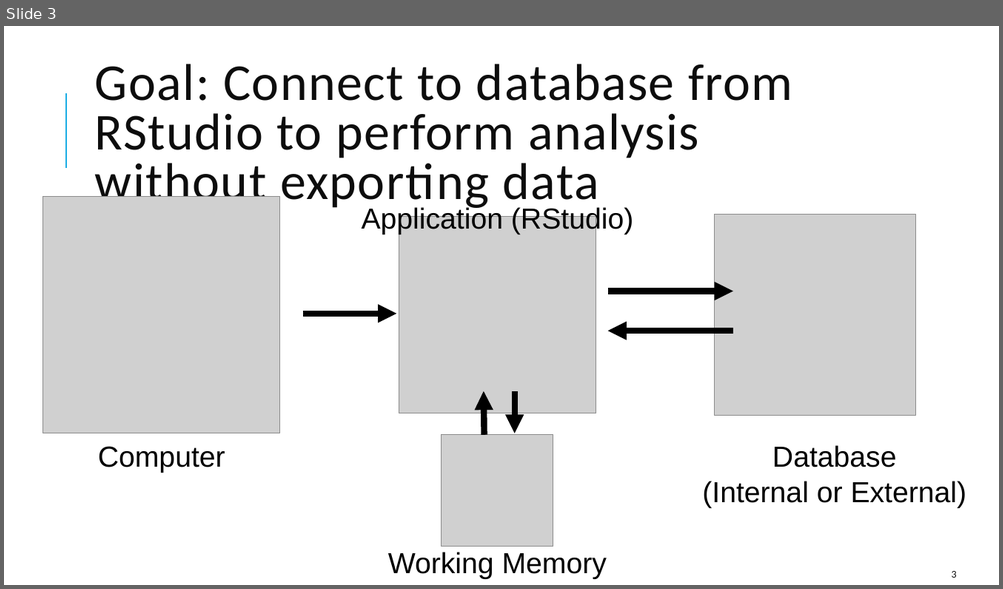
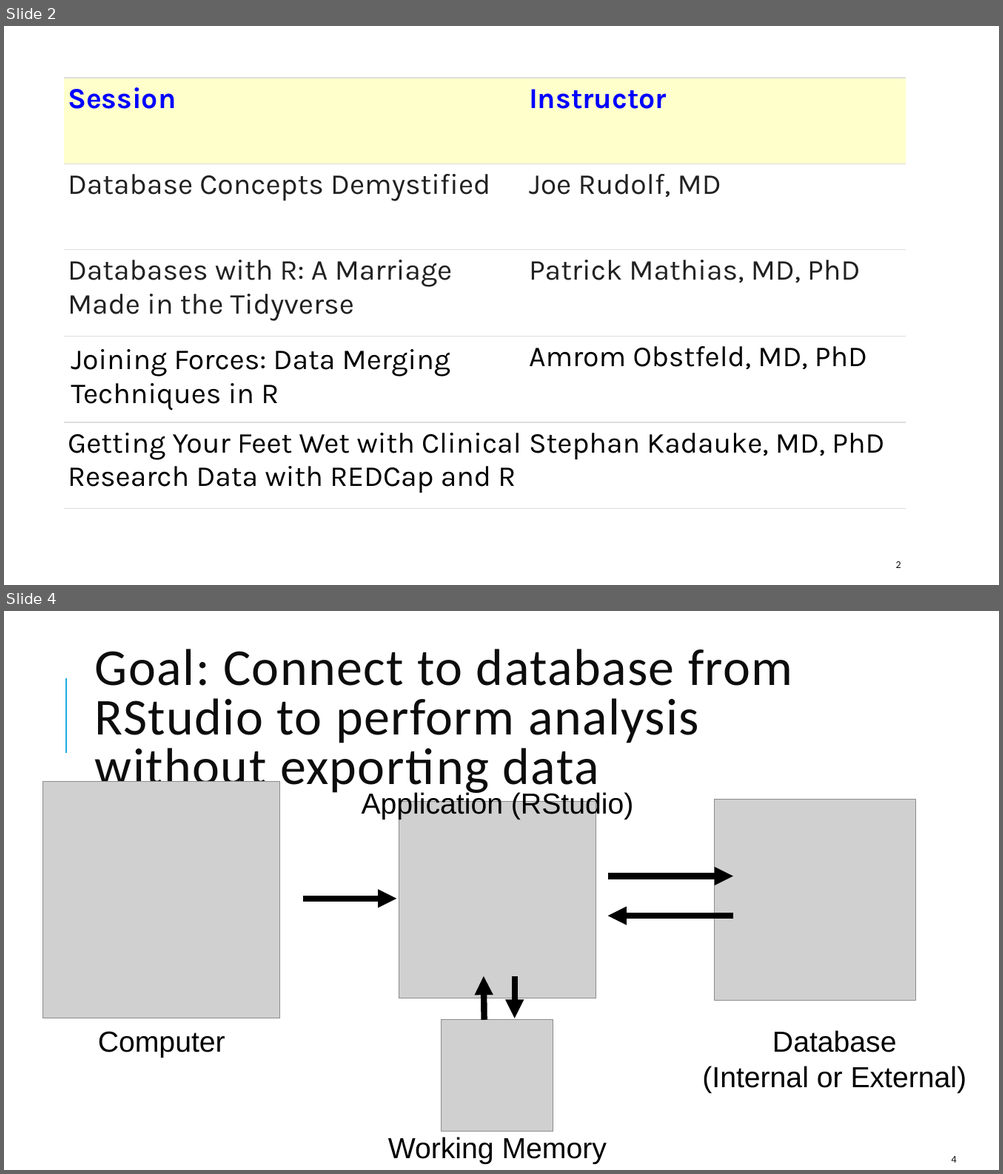
Before and after one commit to amromeo/api_r_int_db_24, a slide deck: presentations/02 - Databases with R.pptx. Shown one above the other, each under a label of ours: slide 3 before the commit, slides 2 and 4 after it; the slides between them are not shown. The pictures are 1003x589 and 1003x1174 pixels, drawn with LibreOffice and Linux fonts; fonts in the diff are those of the drawing; grey boxes stand for pictures. Boxes give left, top, right and bottom in pixels: in the first picture for what was removed or moved away, otherwise in the second. Text is boxed around its words. In the diff, an @@ line names an element or a change of style, - is before the commit and + after.

```diff
--- a/presentations/02 - Databases with R.pptx
+++ b/presentations/02 - Databases with R.pptx
@@ slide 2 added at box(4, 26, 999, 585), background #FFFFFF @@
@@ rectangle added at box(4, 43, 87, 218), fill #FFFFFF, outline #FFFFFF 1.25 pt @@
@@ table added at box(64, 78, 905, 508), 5 rows, 2 columns @@
+Session | Instructor
+Database Concepts Demystified | Joe Rudolf, MD
+Databases with R: A Marriage Made in the Tidyverse | Patrick Mathias, MD, PhD
+Joining Forces: Data Merging Techniques in R | Amrom Obstfeld, MD, PhD
+Getting Your Feet Wet with Clinical Research Data with REDCap and R | Stephan Kadauke, MD, PhD
@@ page number added at box(896, 562, 901, 568), 10 pt, text #0D0D0D @@
+2
@@ what was slide 3 is now slide 4 @@
@@ page number at box(951, 1156, 956, 1163): text changed @@
-3
+4
```
Also in this commit, not shown: 11 slides changed.
